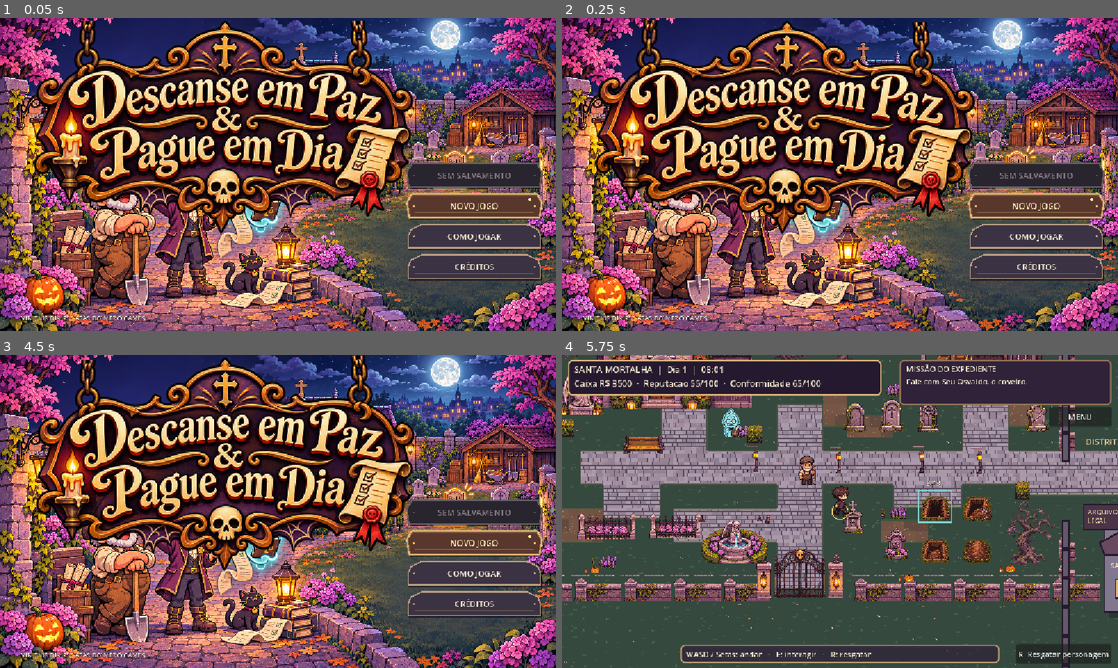
Above: before the commit, frames 1-4 (two rows, left to right).
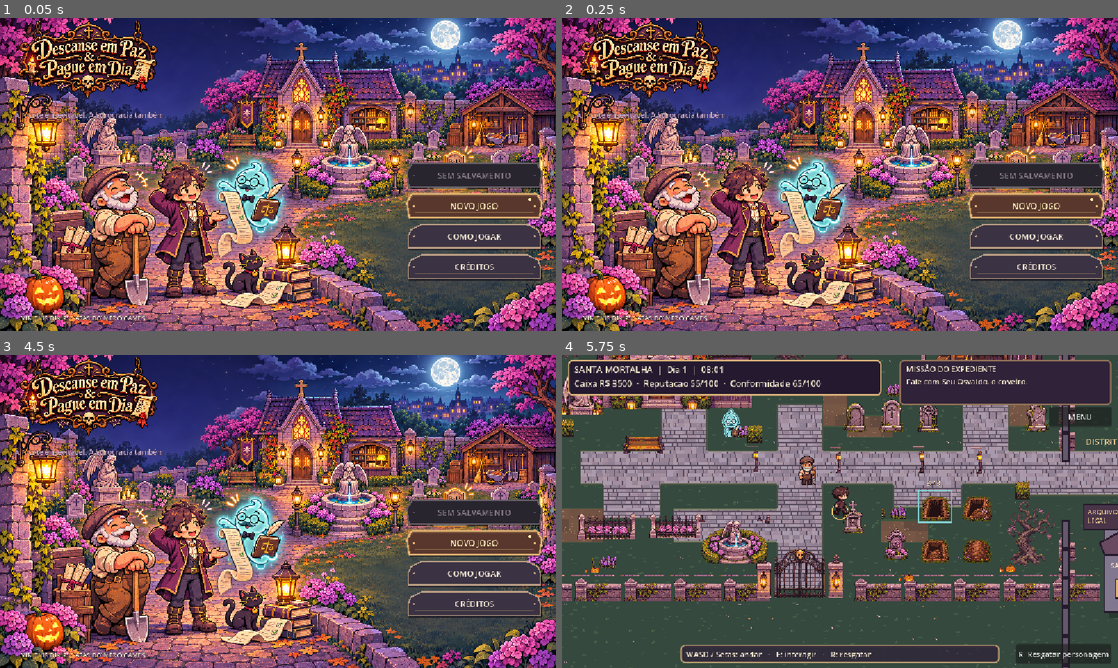
Above: after the commit, the same moments.

Repository: viniciushb104-png/descanse-em-paz
Game: Godot game, scene res://scenes/menu/main_menu.tscn
The game is run twice, just before and just after one commit, with the same random seed, the same clock (stepped at 60 frames per second) and the same inputs.
Inputs (mouse positions are in pixels of both pictures, inside the frame that each line leads up to):
- Up to frame 1 (0.05 s): no input
- Up to frame 2 (0.25 s): no input
- Up to frame 3 (4.5 s): click "COMO JOGAR" at 0.5 s; click "COMO JOGAR" at 1.25 s; click "NOVO JOGO" at 2 s; click "NOVO JOGO" at 2.75 s; click "CRÉDITOS" at 3.5 s; click "VOLTAR" at 4.25 s
- Up to frame 4 (5.75 s): tap Enter at 5 s; move the mouse to (962, 495) at 5.02 s; hold Right (ui_right) from 5.03 s (still down); tap 1 at 5.1 s; click (962, 495) at 5.17 s

The runs differ from the first frame. In frame 1, 33% of the frame differs, in the area x 3-75%, y 0-70%; in frame 2, 33%; in frame 3, 33%; in frame 4, nothing differs.

Commit message:
fix(menu): impedir tamanho minimo nativo da textura de ampliar logotipo

Diff:
--- a/scripts/ui/main_menu.gd
+++ b/scripts/ui/main_menu.gd
@@ -159,29 +159,28 @@
 func _install_logo() -> void:
     menu_logo = TextureRect.new()
     menu_logo.name = "HangingGameLogo"
+    # IMPORTANTE: ignorar o tamanho natural ANTES de atribuir a textura.
+    # Caso contrario o Control conserva o minimo nativo (850px) e fica gigante.
+    menu_logo.expand_mode = TextureRect.EXPAND_IGNORE_SIZE
+    menu_logo.stretch_mode = TextureRect.STRETCH_SCALE
+    menu_logo.custom_minimum_size = Vector2.ZERO
     menu_logo.texture = MENU_LOGO
-    # Canto superior esquerdo: a placa precisa ficar acima dos personagens,
-    # sem cobrir a arte do cemiterio nem os botoes do outro lado da tela.
-    # A proporcao vem diretamente do PNG, sem deformacao.
+
+    # Mantem a placa pequena, no alto e a esquerda, acima dos personagens.
     var logo_width: float = 312.0
     var logo_height: float = logo_width * float(MENU_LOGO.get_height()) / float(MENU_LOGO.get_width())
-    menu_logo.position = Vector2(20, 6)
-    menu_logo.size = Vector2(logo_width, logo_height)
-    menu_logo.custom_minimum_size = Vector2.ZERO
-    # Pendura a placa no meio da corrente superior.
-    menu_logo.pivot_offset = Vector2(menu_logo.size.x * 0.5, 4.0)
-    menu_logo.expand_mode = TextureRect.EXPAND_IGNORE_SIZE
-    # STRETCH_SCALE respeita rigorosamente as dimensoes do TextureRect.
-    # KEEP_ASPECT_CENTERED no menu anterior estava exibindo a arte gigante.
-    menu_logo.stretch_mode = TextureRect.STRETCH_SCALE
-    # Textura pintada suave; os demais elementos do jogo seguem pixel art.
+    menu_logo.set_anchors_preset(Control.PRESET_TOP_LEFT)
     menu_logo.texture_filter = CanvasItem.TEXTURE_FILTER_LINEAR
     menu_logo.mouse_filter = Control.MOUSE_FILTER_IGNORE
     menu_logo.z_index = 5
     menu_logo.modulate = Color.WHITE
     add_child(menu_logo)
+
+    # Definir tamanho DEPOIS de adicionar ao pai garante geometria final.
+    menu_logo.size = Vector2(logo_width,logo_height)
+    menu_logo.position = Vector2(20,6)
+    menu_logo.pivot_offset = Vector2(logo_width * 0.5,4.0)
     menu_logo.show()
-
 
 func _add_memorial_button(title_text: String, y: float, is_coffin: bool) -> Button:
     var marker := GRAVE_MARKER_SCRIPT.new() as Control
--- a/tests/menu_smoke.gd
+++ b/tests/menu_smoke.gd
@@ -64,7 +64,7 @@
         return
     # Evita o problema visual da v1.2.2: logo em tamanho nativo cobria personagens.
     if logo.size.x > 340.0 or logo.size.x < 260.0 or logo.position.x > 30.0 or logo.position.y > 18.0:
-        push_error("Logo grande demais ou fora do canto superior esquerdo.")
+        push_error("Logo grande demais ou fora do canto: size=%s position=%s" % [str(logo.size),str(logo.position)])
         quit(88)
         return
     if logo.position.y + logo.size.y > 185.0 or logo.position.x + logo.size.x > 370.0:
